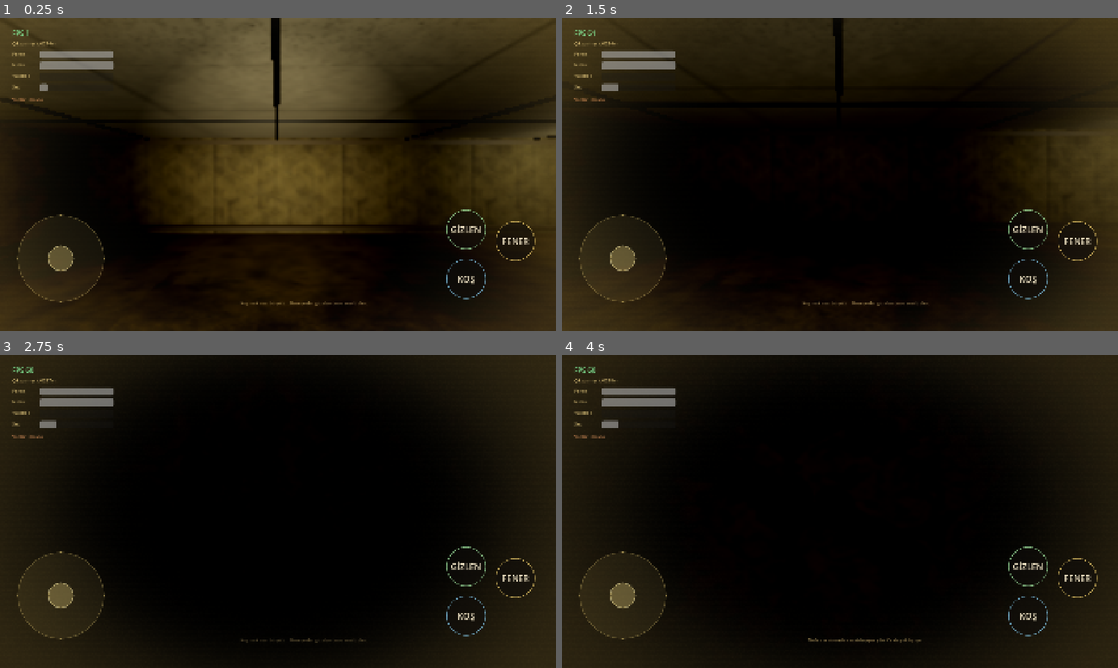
Above: before the commit, frames 1-4 (two rows, left to right).
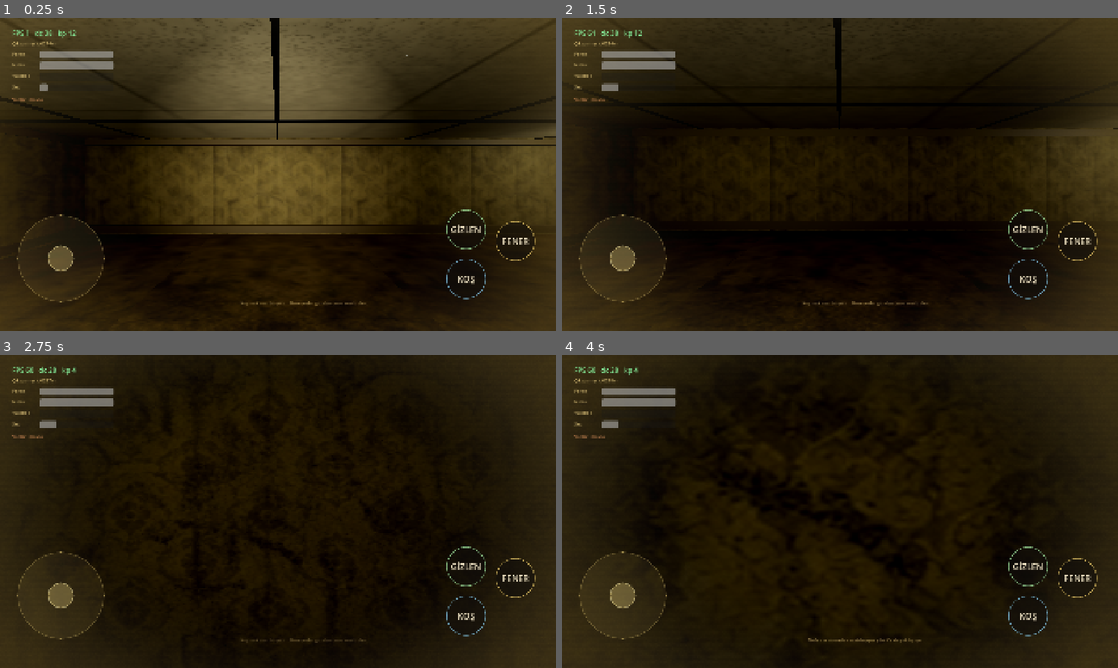
Above: after the commit, the same moments.

Repository: mehmetdem2005/Backrooms
Game: Godot game, scene res://scenes/Main.tscn
Same seed, same stepped clock (60 frames per second), same inputs: the game is played once before the commit and once after it.
Inputs (mouse positions are in pixels of both pictures, inside the frame that each line leads up to):
- Up to frame 1 (0.25 s): no input
- Up to frame 2 (1.5 s): click "FENER" at 0.5 s; tap Enter at 1.25 s; move the mouse to (867, 174) at 1.27 s; hold W from 1.28 s (still down); tap F at 1.35 s
- Up to frame 3 (2.75 s): keep holding W; move the mouse to (250, 511) at 2.02 s; tap Ctrl at 2.1 s
- Up to frame 4 (4 s): keep holding W; move the mouse to (851, 505) at 2.77 s; tap C at 2.85 s; move the mouse to (834, 517) at 3.52 s; tap Shift at 3.6 s

The runs differ from the first frame. In frame 1, 1.2% of the frame differs, in the area x 6-100%, y 0-70%; in frame 2, 7.6%; in frame 3, 22%; in frame 4, 24%, in the area x 6-80%, y 3-94%.

Commit message:
v3.3: lossless draw-call reduction; restore full lighting + native res
Both GPU-side fixes (v3.1 texture VRAM compression, v3.2 0.75 resolution
scale) had zero FPS effect, indicating a CPU/draw-call bottleneck, not
fragment/fillrate. So this release targets draw calls, losslessly:
- chunk_size 8 -> 12: fewer per-chunk MultiMesh draw calls
- Shared box/cylinder meshes across all chunks (was new mesh per type/chunk)
- View distance fixed to fog edge (~52m), independent of chunk size
- Restore native 3D resolution (scale 1.0) and full real lighting
  (omni_range 9.4/9.2, 6 active lights) -> zero quality loss
- HUD now shows FPS + draw-call (dc) + primitive (kp) counters to pinpoint
  the bottleneck on-device

https://claude.ai/code/session_01NRpMnaAWyeW9sMqBjCT8aX

Diff:
--- a/game_src/project.godot
+++ b/game_src/project.godot
@@ -35,6 +35,6 @@
 lights_and_shadows/positional_shadow/atlas_size=2048
 lights_and_shadows/positional_shadow/soft_shadow_filter_quality=1
 scaling_3d/mode=0
-scaling_3d/scale=0.75
+scaling_3d/scale=1.0
 environment/glow/upscale_mode=1
 environment/defaults/default_clear_color=Color(0.01, 0.009, 0.006, 1)
--- a/game_src/scripts/PremiumGameRoot.gd
+++ b/game_src/scripts/PremiumGameRoot.gd
@@ -165,7 +165,7 @@
     add_child(chunk_streamer)
     # Görüş mesafesi sise hizalandı: sis ~50m'de tamamen kapatıyor, ötesini çizmek boşa.
     # (Önceki 64m, sisin arkasındaki görünmez geometriyi de çiziyordu → boşa draw call.)
-    var distance: float = float(level_builder.chunk_size) * level_builder.cell_size * 1.65
+    var distance: float = level_builder.cell_size * 13.0  # ~52m: sis sınırı (ötesi görünmez)
     chunk_streamer.setup(player, level_builder.chunks, distance)
 
 func _create_lighting() -> void:
@@ -173,7 +173,7 @@
     light_manager.name = "SmartFluorescentLightManager"
     light_manager.player = player
     light_manager.fixture_positions = level_builder.fixture_positions
-    light_manager.max_active_lights = 4
+    light_manager.max_active_lights = 6
     light_manager.enable_near_shadows = false
     add_child(light_manager)
 
--- a/game_src/scripts/horror/SmartFluorescentLightManager.gd
+++ b/game_src/scripts/horror/SmartFluorescentLightManager.gd
@@ -51,7 +51,7 @@
         # Hastalıklı floresan beyazı (hafif sarımsı-soğuk), backrooms uğultusu hissi
         light.light_color = Color(1.0, 0.96, 0.80, 1.0)
         light.light_energy = 1.9
-        light.omni_range = 7.4
+        light.omni_range = 9.4
         light.omni_attenuation = 1.35
         light.shadow_enabled = enable_near_shadows and index < 2
         light.shadow_bias = 0.055
@@ -116,7 +116,7 @@
         light.light_energy = 2.05 * flicker
         # parlakken hafif soğuk-beyaz, kısıkken sarıya kayan floresan rengi
         light.light_color = Color(1.0, 0.93, 0.74, 1.0).lerp(Color(1.0, 0.98, 0.86, 1.0), clamp(flicker, 0.0, 1.0))
-        light.omni_range = 7.2 + sin(phase * 0.37) * 0.4
+        light.omni_range = 9.2 + sin(phase * 0.37) * 0.4
         light.shadow_enabled = enable_near_shadows and index < 2
 
 # Verilen konumdaki floresan aydınlatma seviyesi (0..1). Karanlık mekaniği için kullanılır.
--- a/game_src/scripts/level/PremiumBackroomsBuilder.gd
+++ b/game_src/scripts/level/PremiumBackroomsBuilder.gd
@@ -9,7 +9,7 @@
 @export var ceiling_height: float = 3.02
 @export var room_count: int = 15
 @export var detail_density: float = 1.0
-@export var chunk_size: int = 8
+@export var chunk_size: int = 12
 
 var start_cell: Vector2i = Vector2i(1, 1)
 var exit_cell: Vector2i = Vector2i(1, 1)
@@ -23,6 +23,8 @@
 
 var _grid: Array[PackedByteArray] = []
 var _rng: RandomNumberGenerator = RandomNumberGenerator.new()
+var _box_mesh_shared: BoxMesh
+var _cylinder_mesh_shared: CylinderMesh
 var _wall_material: Material
 var _floor_material: Material
 var _ceiling_material: Material
@@ -606,18 +608,21 @@
 
 
 func _box_mesh() -> BoxMesh:
-    var mesh: BoxMesh = BoxMesh.new()
-    mesh.size = Vector3.ONE
-    return mesh
+    # Tüm chunk'lar TEK paylaşılan box mesh kullanır (her tip için yeni kaynak yaratmaz).
+    if _box_mesh_shared == null:
+        _box_mesh_shared = BoxMesh.new()
+        _box_mesh_shared.size = Vector3.ONE
+    return _box_mesh_shared
 
 func _cylinder_mesh() -> CylinderMesh:
-    var mesh: CylinderMesh = CylinderMesh.new()
-    mesh.top_radius = 1.0
-    mesh.bottom_radius = 1.0
-    mesh.height = 1.0
-    mesh.radial_segments = 8
-    mesh.rings = 1
-    return mesh
+    if _cylinder_mesh_shared == null:
+        _cylinder_mesh_shared = CylinderMesh.new()
+        _cylinder_mesh_shared.top_radius = 1.0
+        _cylinder_mesh_shared.bottom_radius = 1.0
+        _cylinder_mesh_shared.height = 1.0
+        _cylinder_mesh_shared.radial_segments = 8
+        _cylinder_mesh_shared.rings = 1
+    return _cylinder_mesh_shared
 
 func _scaled_transform(scale_vector: Vector3, origin: Vector3) -> Transform3D:
     var transform_basis: Basis = Basis()
--- a/game_src/scripts/ui/PremiumHud.gd
+++ b/game_src/scripts/ui/PremiumHud.gd
@@ -37,7 +37,11 @@
         var alpha: float = 0.48 + sin(_pulse_time * 1.8) * 0.14
         _subtitle_label.modulate = Color(1.0, 0.86, 0.54, alpha)
     if _fps_label != null:
-        _fps_label.text = "FPS %d" % int(Engine.get_frames_per_second())
+        # FPS + teşhis: yüksek "dc" (draw call) => CPU/draw-call darboğazı,
+        # yüksek "kp" (bin primitive) ama düşük dc => GPU piksel/aydınlatma darboğazı.
+        var dc: int = int(Performance.get_monitor(Performance.RENDER_TOTAL_DRAW_CALLS_IN_FRAME))
+        var prims: int = int(Performance.get_monitor(Performance.RENDER_TOTAL_PRIMITIVES_IN_FRAME))
+        _fps_label.text = "FPS %d   dc %d   kp %d" % [int(Engine.get_frames_per_second()), dc, prims / 1000]
 
 func set_distance_to_exit(distance: float) -> void:
     if _distance_label != null:
Not shown, changed: game_src/export_presets.cfg
Not shown, changed: dist/BackroomsPremiumV3.apk
